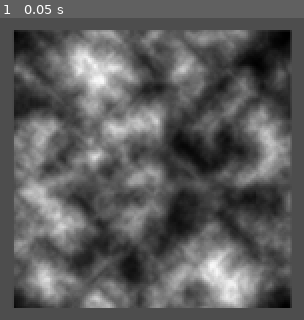
Above: before the commit, frame 1.
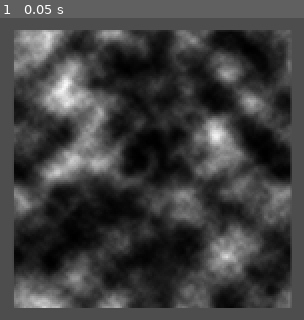
Above: after the commit, the same moment.

Repository: MidnightWolfe/COMP360-A1
Game: Godot game, scene res://greyscale image.tscn
Same seed, same stepped clock (60 frames per second), same inputs: the game is played once before the commit and once after it.
Inputs:
- Up to frame 1 (0.05 s): no input

The runs differ from the first frame. In frame 1, 63% of the frame differs, in the area x 4-97%, y 3-97%.

Commit message:
Updated 2D Image using only cellular noise and fractal_octaves

Diff:
--- a/assignment-1/2dgreyscale.gd
+++ b/assignment-1/2dgreyscale.gd
@@ -11,16 +11,12 @@
 func greyscale_image():
 	var cell_noise = FastNoiseLite.new()
 	cell_noise.set_noise_type(FastNoiseLite.TYPE_CELLULAR)
-	cell_noise.noise_type = 2
-	cell_noise.fractal_octaves = 4
-	cell_noise.frequency = 0.02
-	cell_noise.cellular_return_type = 3
+	cell_noise.noise_type = 4
+	cell_noise.fractal_octaves = 6
+	cell_noise.frequency = 0.04
+	cell_noise.cellular_jitter = 1
+	cell_noise.cellular_distance_function = 2
 	cell_noise.cellular_return_type = 2
-	#noise.domain_warp_enabled = true
-	#noise.domain_warp_fractal_octaves = 6
-	#noise.domain_warp_fractal_lacunarity = 5
-	#noise.domain_warp_amplitude = 60
-	cell_noise.cellular_distance_function = 2
 	var image_noise = cell_noise.get_seamless_image(200,200)
 	var image = Image.create(200, 200, false, Image.FORMAT_RGB8)
 	for x in range (200):
